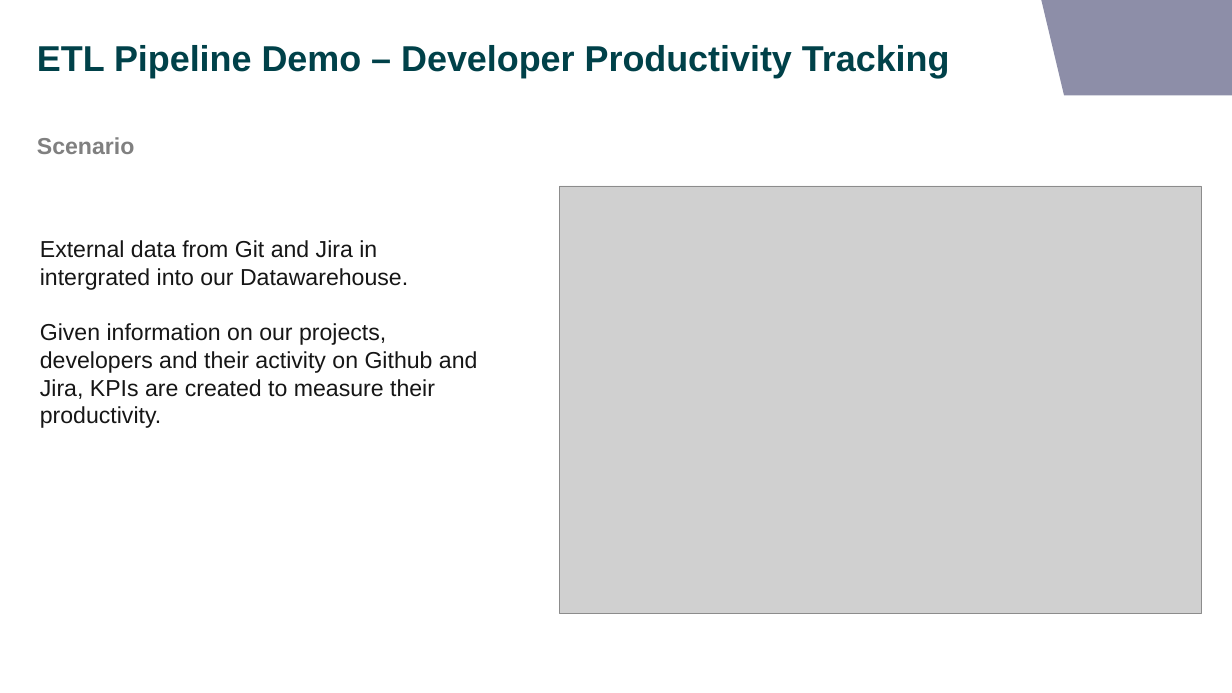
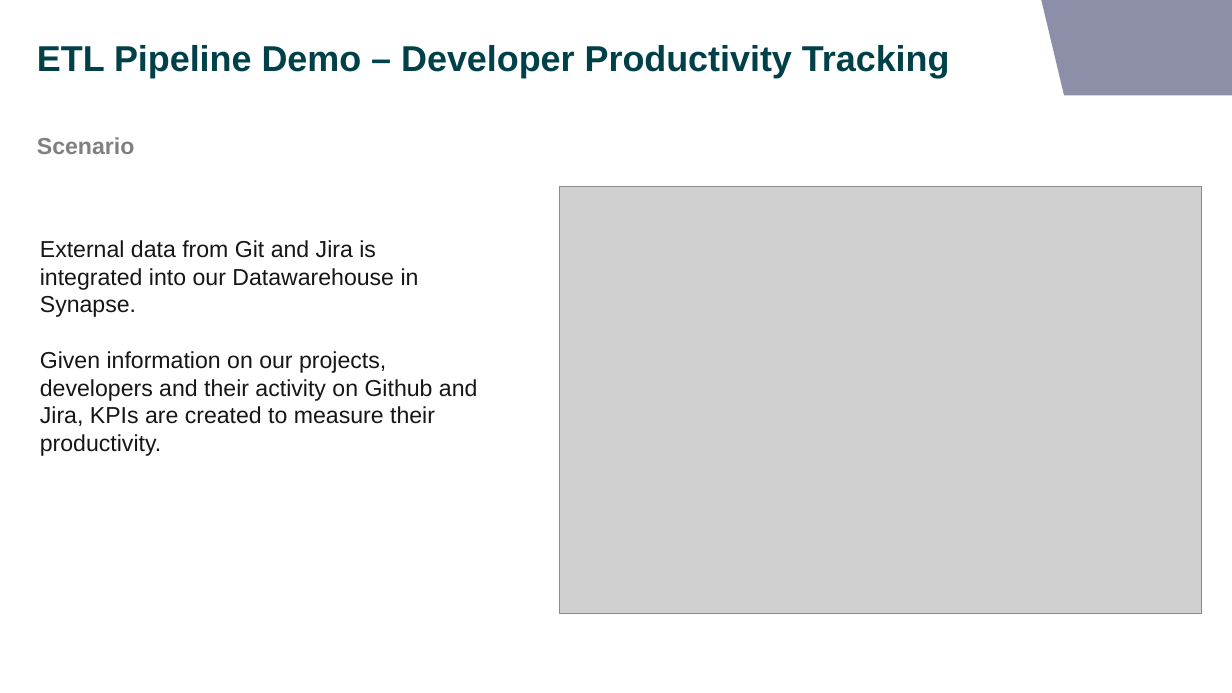
Before and after one commit to Temiloluwa/knowledge_share, a slide deck: slide 8 of data-pipelines-with-synapse/source_code/KS-Developing-Data-Pipelines-With-Synapse.pptx. Drawn at 1232x693 pixels with LibreOffice and Linux fonts; fonts in the diff are those of the drawing; grey boxes stand for pictures; background and template pictures are left out. Boxes give left, top, right and bottom in pixels: in the first picture for what was removed or moved away, otherwise in the second. Text is boxed around its words. In the diff, an @@ line names an element or a change of style, - is before the commit and + after.

```diff
--- a/data-pipelines-with-synapse/source_code/KS-Developing-Data-Pipelines-With-Synapse.pptx
+++ b/data-pipelines-with-synapse/source_code/KS-Developing-Data-Pipelines-With-Synapse.pptx
@@ text at box(40, 240, 419, 317): text changed @@
-External data from Git and Jira in intergrated into our Datawarehouse.
+External data from Git and Jira is integrated into our Datawarehouse in Synapse.
```
Also in this commit, not shown: 2 other slides changed, 1 slide added.
